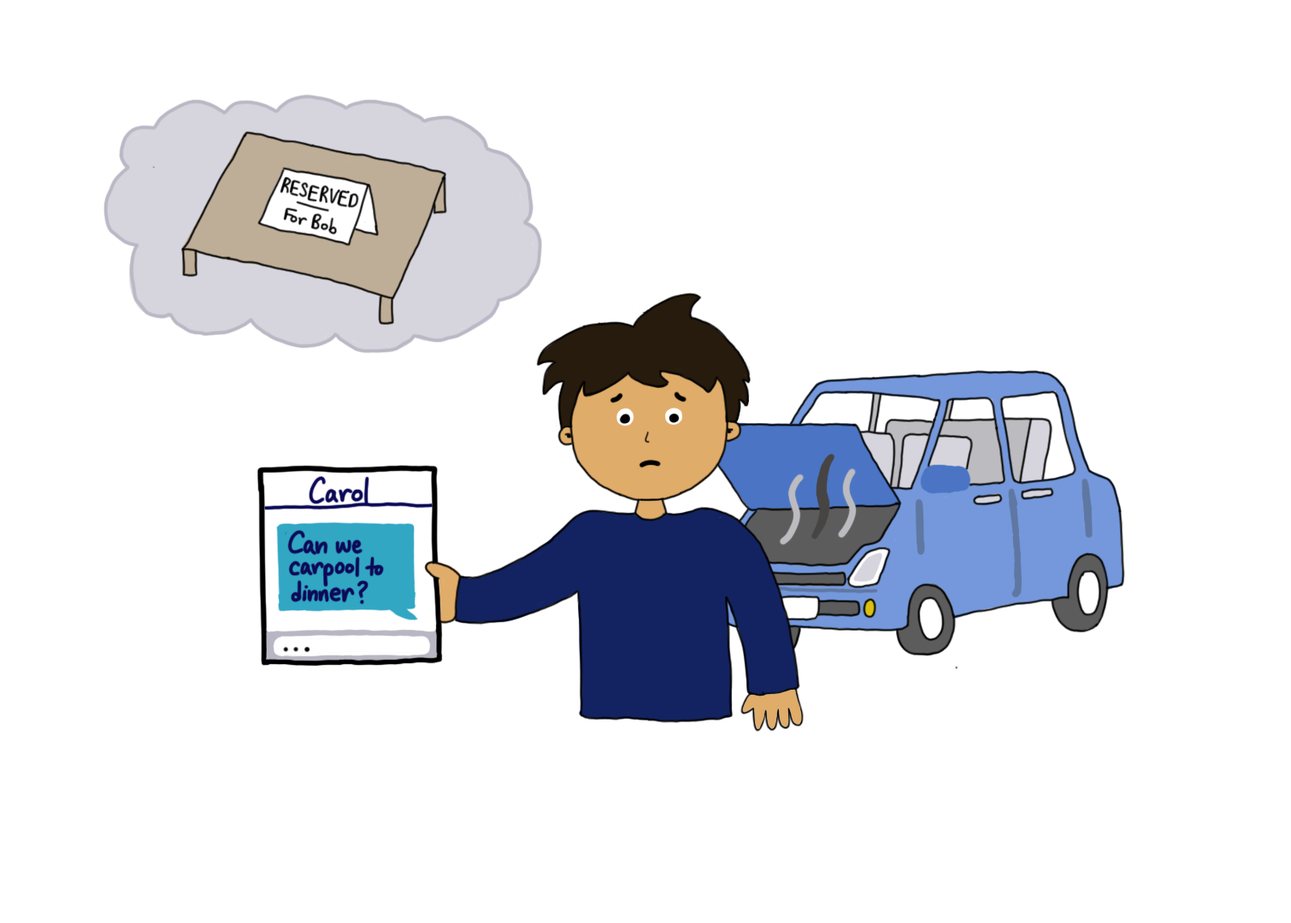
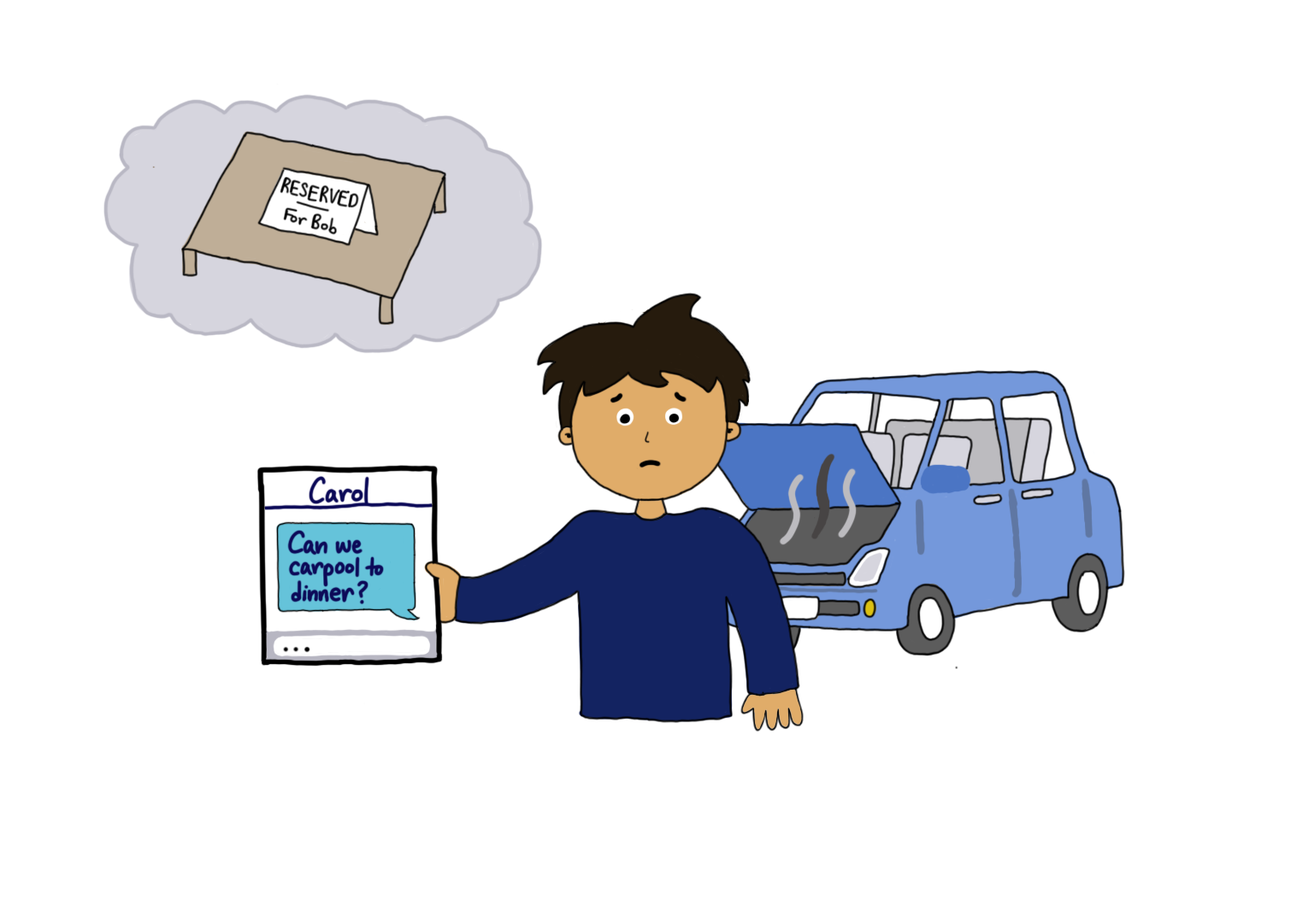
Before/after of a 1291px x 923px layered artwork. What changed in the layer stack:
painted on "Layer 17" over <box>276,521,421,622</box>
